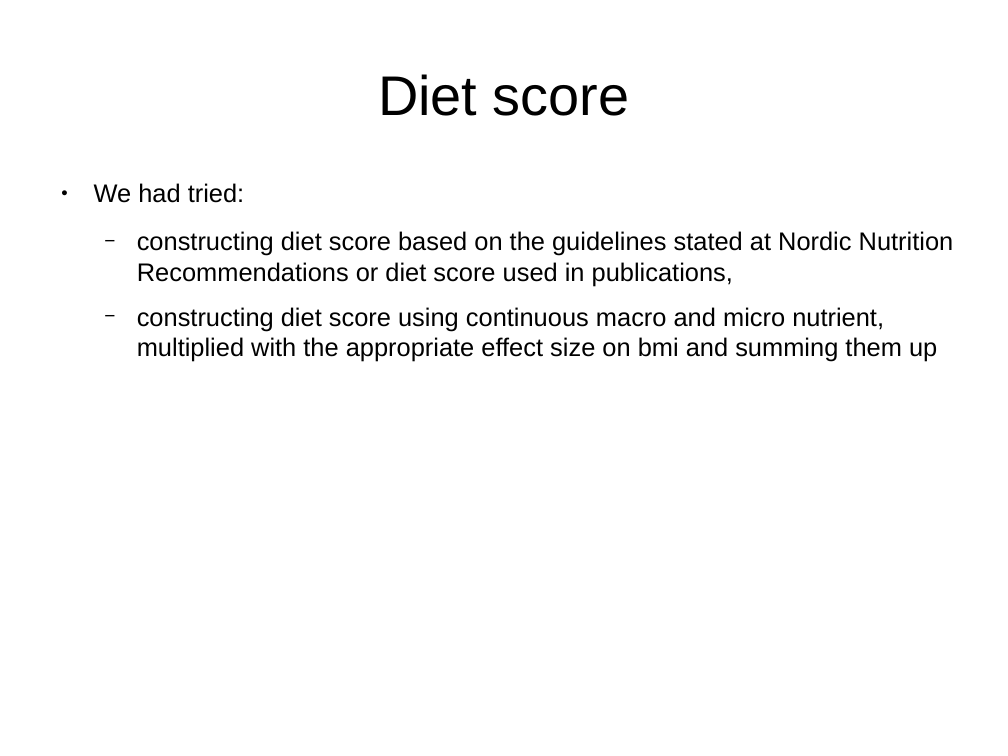
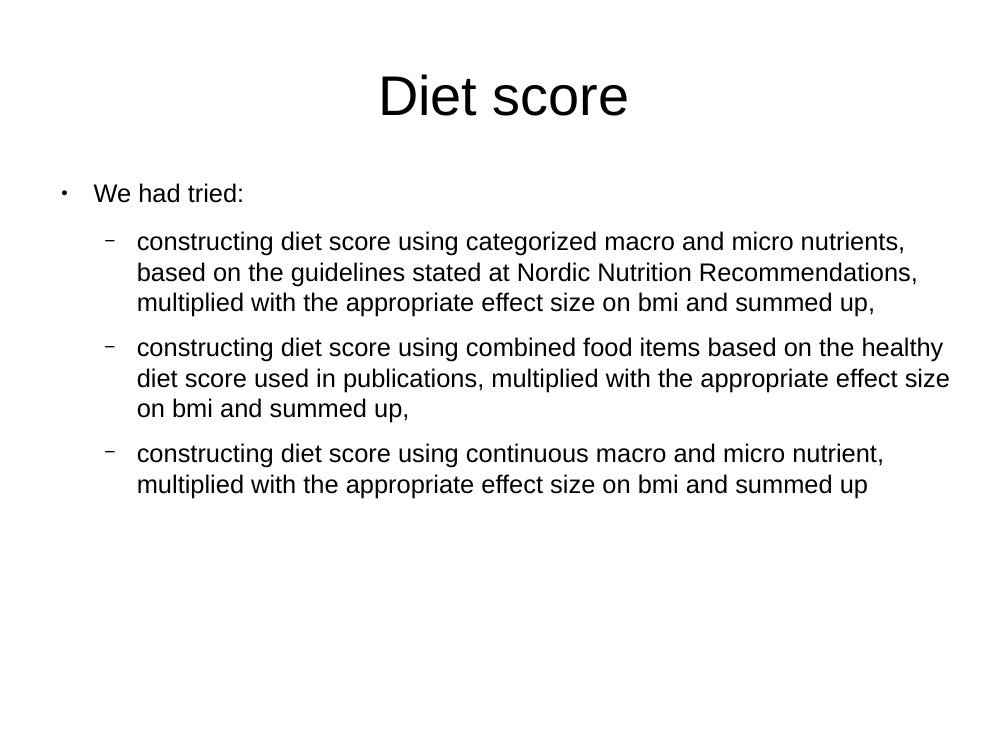
Before and after one commit to jernejaMislejMasters/lean_phenotype, a slide deck: slide 3 of documents/reports/meetings/19_6_2017.odp. Drawn at 1008x756 pixels with LibreOffice and Linux fonts; fonts in the diff are those of the drawing. Boxes give left, top, right and bottom in pixels: in the first picture for what was removed or moved away, otherwise in the second. Text is boxed around its words. In the diff, an @@ line names an element or a change of style, - is before the commit and + after.

```diff
--- a/documents/reports/meetings/19_6_2017.odp
+++ b/documents/reports/meetings/19_6_2017.odp
@@ text at box(137, 231, 950, 498): text changed @@
-  − constructing diet score based on the guidelines stated at Nordic Nutrition Recommendations or diet score used in publications,
-  − constructing diet score using continuous macro and micro nutrient, multiplied with the appropriate effect size on bmi and summing them up
+  − constructing diet score using categorized macro and micro nutrients, based on the guidelines stated at Nordic Nutrition Recommendations, multiplied with the appropriate effect size on bmi and summed up,
+  − constructing diet score using combined food items based on the healthy diet score used in publications, multiplied with the appropriate effect size on bmi and summed up,
+  − constructing diet score using continuous macro and micro nutrient, multiplied with the appropriate effect size on bmi and summed up
```
Also in this commit, not shown: 5 other slides changed, 1 slide added, 4 other files.
